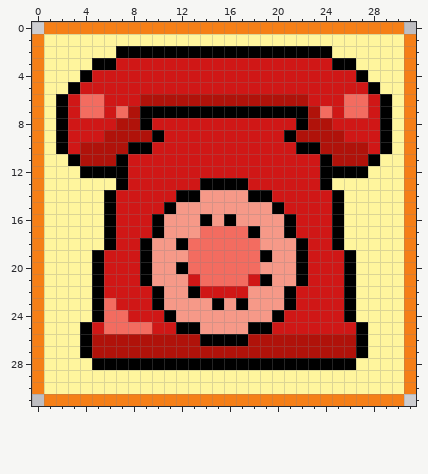
Pixel-art sprite, stored at hotline_billie.png. The picture above is the old version.
The file is 320x320 pixels, drawn in blocks of 10x10; one block is one cell here.
The same view after the edit:
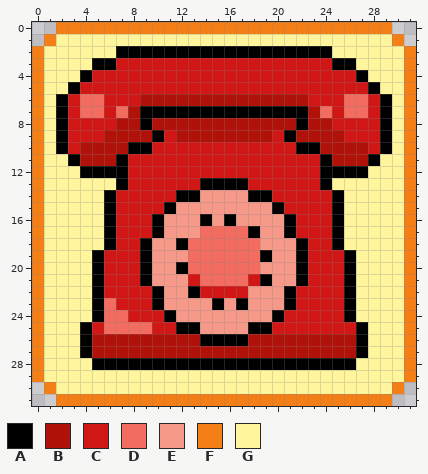
Palette (. is transparent): A #000000  B #b0120a  C #d01716  D #f36c60  E #f69988  F #f57f17  G #fff59d
From old to new:
@@ x 0..31 @@
- 0 .FFFFFFFFFFFFFFFFFFFFFFFFFFFFFF.
- 1 FGGGGGGGGGGGGGGGGGGGGGGGGGGGGGGF
+ 0 ..FFFFFFFFFFFFFFFFFFFFFFFFFFFF..
+ 1 .FGGGGGGGGGGGGGGGGGGGGGGGGGGGGF.
  2 FGGGGGGAAAAAAAAAAAAAAAAAAGGGGGGF
@@ x 8..23 @@
  7 BAAAAAAAAAAAAAAB
- 8 BACCCCCCCCCCCCAB
- 9 BBACCCCCCCCCCABB
+ 8 BABBBBBBBBBBBBAB
+ 9 BBACBBBBBBBBCABB
 10 AACCCCCCCCCCCCAA
@@ x 0..31 @@
 29 FGGGGGGGGGGGGGGGGGGGGGGGGGGGGGGF
-30 FGGGGGGGGGGGGGGGGGGGGGGGGGGGGGGF
-31 .FFFFFFFFFFFFFFFFFFFFFFFFFFFFFF.
+30 .FGGGGGGGGGGGGGGGGGGGGGGGGGGGGF.
+31 ..FFFFFFFFFFFFFFFFFFFFFFFFFFFF..
